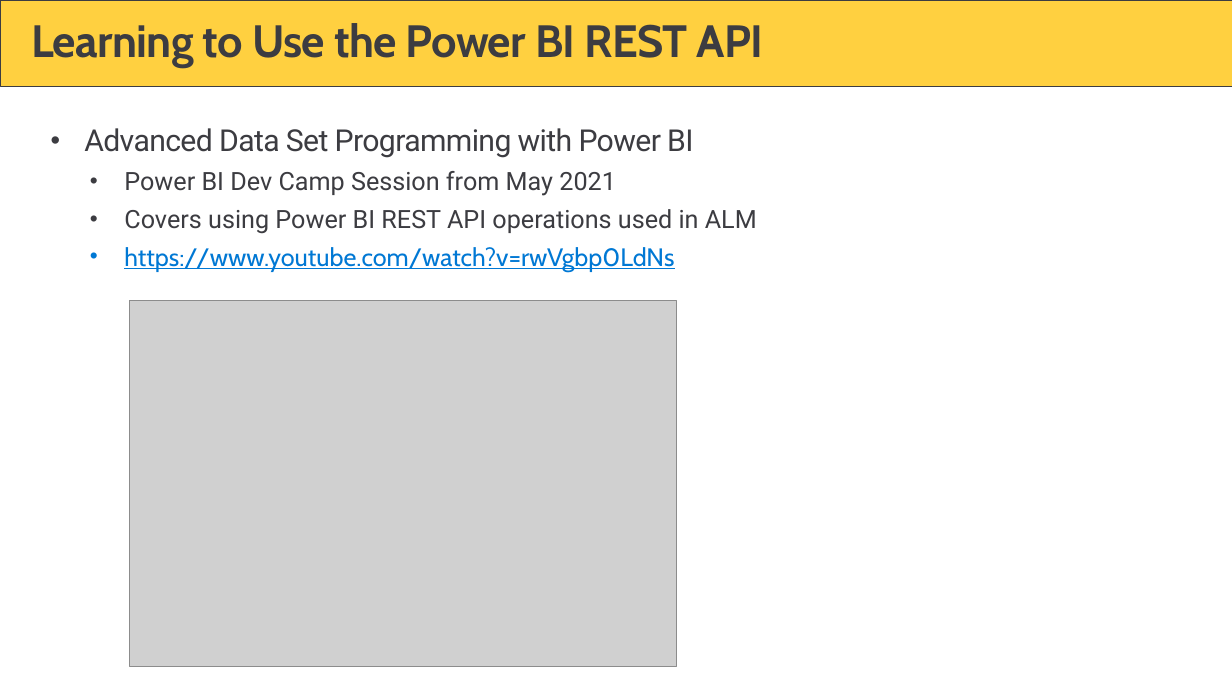
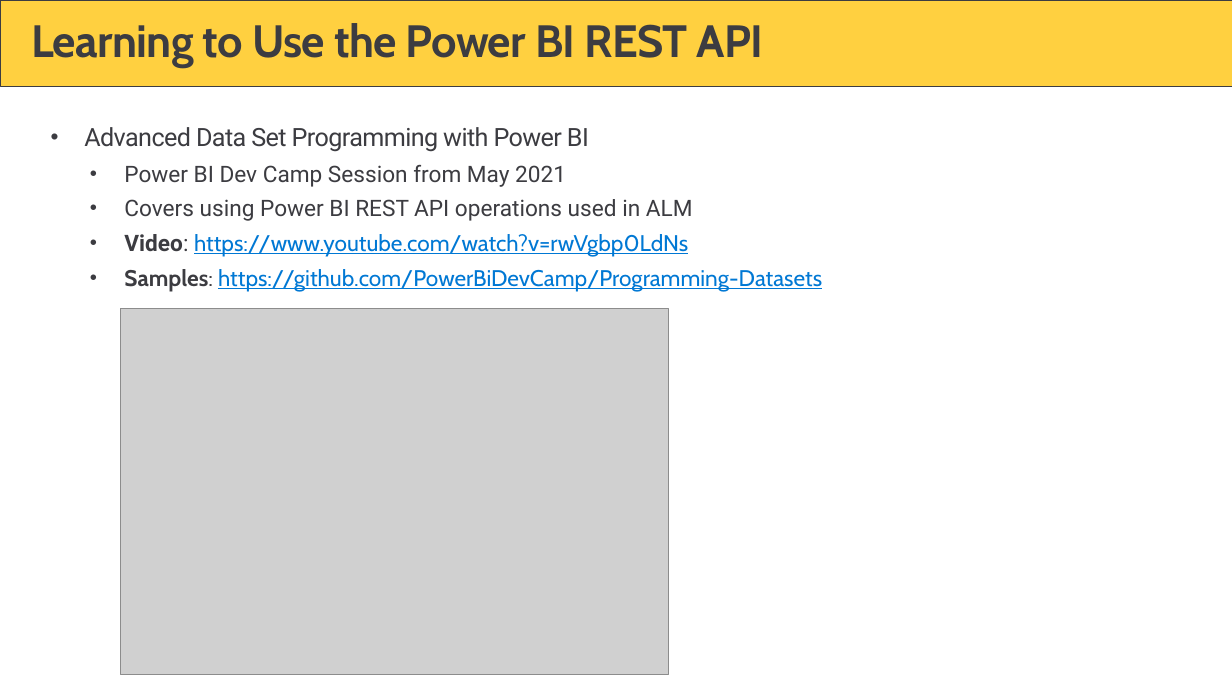
Before and after one commit to PowerBiDevCamp/Camp-Sessions, a slide deck: slide 30 of Session 15 - ALM in Power BI with Deployment Pipelines.pptx. Drawn at 1232x693 pixels with LibreOffice and Linux fonts; fonts in the diff are those of the drawing; grey boxes stand for pictures; background and template pictures are left out. Boxes give left, top, right and bottom in pixels: in the first picture for what was removed or moved away, otherwise in the second. Text is boxed around its words. In the diff, an @@ line names an element or a change of style, - is before the commit and + after.

Commit message:
Updates

```diff
--- a/Session 15 - ALM in Power BI with Deployment Pipelines.pptx
+++ b/Session 15 - ALM in Power BI with Deployment Pipelines.pptx
@@ text at <box>84,127,693,221</box>: size 24 to 20 pt in "Advanced Data Set Programming with Power BI"; size 20 to 18 pt in "Power BI Dev Camp Session from May ...", "Covers using Power BI REST API operations ..." @@
@@ text at <box>124,234,822,292</box>: text changed; size 20 to 18 pt @@
-  • https://www.youtube.com/watch?v=rwVgbp0LdNs
+  • Video: https://www.youtube.com/watch?v=rwVgbp0LdNs
+  • Samples: https://github.com/PowerBiDevCamp/Programming-Datasets
@@ picture: place and size @@
-picture at <box>130,301,677,667</box>
+picture at <box>120,308,668,674</box>
```
Also in this commit, not shown: 1 other slide changed.
